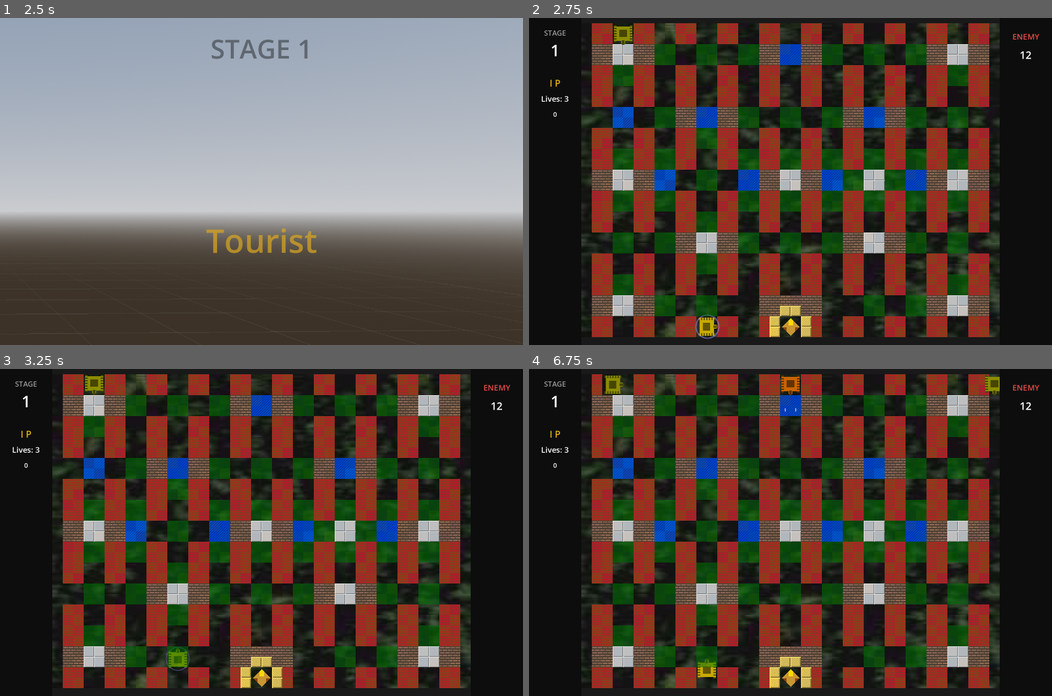
Above: before the commit, frames 1-4 (two rows, left to right).
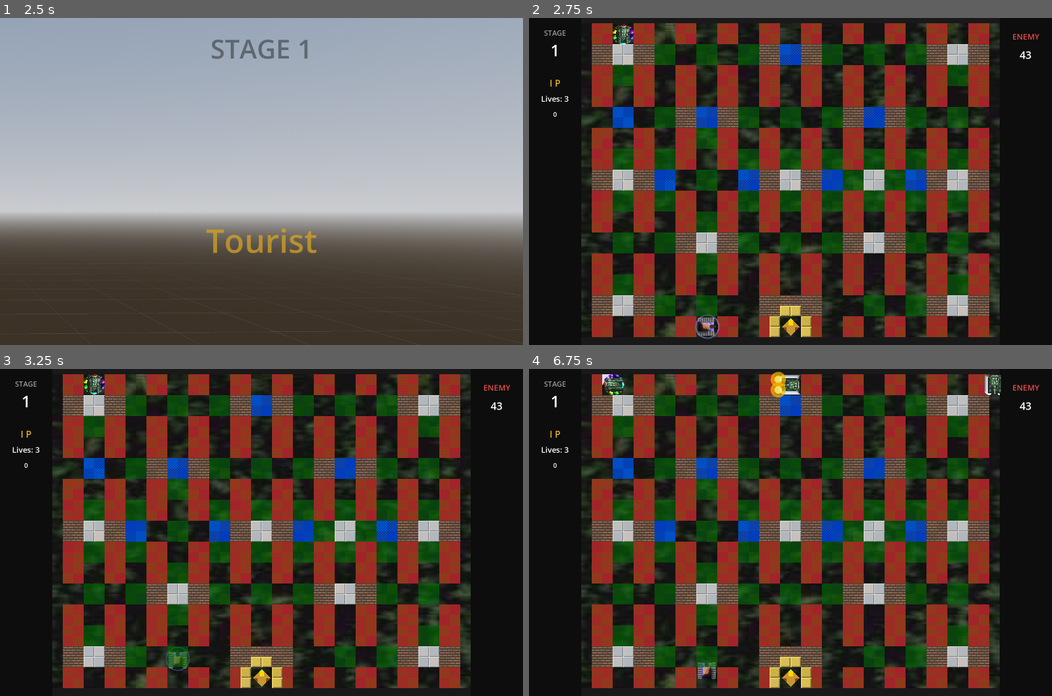
Above: after the commit, the same moments.

Repository: wasdwasd0105/tank-vibe-godot
Game: Godot game, scene res://scenes/main.tscn
Same seed, same stepped clock (60 frames per second), same inputs: the game is played once before the commit and once after it.
Inputs:
- Up to frame 1 (2.5 s): tap Enter (ui_select) at 0.5, 0.77, 1.52 s; hold D (p1_right) 0.53-1.28 s; tap Space (p1_shoot) at 0.6, 2 s; hold S (p1_down) 1.28-2.03 s; tap Down (p2_down) at 1.35 s; hold D (p1_right) from 2.03 s (still down); tap Left (p2_left) at 2.1 s
- Up to frame 2 (2.75 s): keep holding D (p1_right)
- Up to frame 3 (3.25 s): release D (p1_right) at 2.78 s; hold W (p1_up) from 2.78 s (still down); tap Right (p2_right) at 2.85 s; tap Enter (ui_select) at 3.02 s
- Up to frame 4 (6.75 s): release W (p1_up) at 3.53 s; hold A (p1_left) 3.53-5.03 s; tap Ctrl (p2_shoot) at 3.6 s; tap Enter (ui_select) at 3.77, 4.52, 6.02 s; tap Up (p2_up) at 4.35 s; hold S (p1_down) 5.03-5.78 s; tap Space (p1_shoot) at 5.1 s; hold D (p1_right) 5.78-6.53 s; tap Down (p2_down) at 5.85 s; hold W (p1_up) from 6.53 s (still down); tap Left (p2_left) at 6.6 s

Frame 1 is identical in both runs. In frame 2, 0.9% of the frame differs, in the area x 16-96%, y 1-98%; in frame 3, 0.8%; in frame 4, 1.4%, in the area x 14-96%, y 0-95%.

Commit message:
added tank addon

Diff:
--- a/scenes/tanks/enemy_tank.tscn
+++ b/scenes/tanks/enemy_tank.tscn
@@ -12,7 +12,7 @@
 script = ExtResource("1_enemy")
 
 [node name="Sprite2D" type="Sprite2D" parent="."]
-scale = Vector2(2, 2)
+scale = Vector2(0.5, 0.5)
 texture = ExtResource("2_tank_tex")
 texture_filter = 0
 
--- a/scenes/tanks/player_tank.tscn
+++ b/scenes/tanks/player_tank.tscn
@@ -13,7 +13,7 @@
 script = ExtResource("1_player")
 
 [node name="Sprite2D" type="Sprite2D" parent="."]
-scale = Vector2(2, 2)
+scale = Vector2(0.5, 0.5)
 texture = ExtResource("2_tank_tex")
 texture_filter = 0
 
--- a/scripts/autoload/theme_manager.gd
+++ b/scripts/autoload/theme_manager.gd
@@ -7,6 +7,7 @@
 
 const THEMES_DIR: String = "res://themes/"
 const DEFAULT_TANK_SPRITE: String = "res://assets/sprites/tanks/tank.png"
+const TANK_SPRITES_DIR: String = "res://assets/tank_sprites/"
 const TILE_SIZE: int = 32
 
 var current_theme: String = "default"
@@ -18,7 +19,8 @@
 # Cached textures
 var _tile_textures: Dictionary = {}           # code (int) -> Texture2D
 var _partial_brick_cache: Dictionary = {}     # mask (int) or "mask_variant" (String) -> Texture2D
-var _tank_textures: Dictionary = {}           # "p1","p2","e1"-"e4" -> Texture2D
+var _tank_textures: Dictionary = {}           # "p1","p2","e1"-"e24" -> Texture2D
+var _addon_textures: Dictionary = {}         # "moon-shield","anti-water",etc -> Texture2D
 
 # =====================================================================
 # Procedural color palettes (moved from level_manager.gd)
@@ -132,6 +134,7 @@
 	_tile_textures.clear()
 	_partial_brick_cache.clear()
 	_tank_textures.clear()
+	_addon_textures.clear()
 
 	if _theme_type == "procedural":
 		_generate_procedural_textures()
@@ -139,6 +142,7 @@
 		_load_image_textures()
 
 	_load_tank_textures()
+	_load_addon_textures()
 	theme_changed.emit(theme_name)
 
 ## Full code→Texture2D dictionary (for level_manager)
@@ -168,6 +172,10 @@
 ## Tank sprite texture
 func get_tank_texture(tank_key: String) -> Texture2D:
 	return _tank_textures.get(tank_key, null)
+
+## Addon sprite texture (e.g. "moon-shield", "anti-water")
+func get_addon_texture(addon_name: String) -> Texture2D:
+	return _addon_textures.get(addon_name, null)
 
 ## Whether tanks should use color modulation (true) or dedicated sprites (false)
 func is_tank_modulate_mode() -> bool:
@@ -350,30 +358,103 @@
 # =====================================================================
 
 func _load_tank_textures() -> void:
+	# Always load the 24 enemy + 2 player sprites from tank_sprites/
+	_load_tank_sprites_from_assets()
+	# If theme has sprite overrides, apply those on top
 	if _tank_mode == "sprite" and _config:
 		var theme_dir := THEMES_DIR + current_theme + "/"
+		# Theme can override specific tanks via [tanks] section
 		var tank_keys: Dictionary = {
 			"p1": "tank_p1", "p2": "tank_p2",
-			"e1": "tank_e1", "e2": "tank_e2",
-			"e3": "tank_e3", "e4": "tank_e4",
 		}
+		# Also support theme overrides for e1-e24
+		for i in range(1, 25):
+			tank_keys["e%d" % i] = "tank_e%d" % i
 		for key in tank_keys:
 			var cfg_key: String = tank_keys[key]
 			var path: String = _config.get_value("tanks", cfg_key, "")
 			if not path.is_empty():
-				# Tank sprites use black-as-transparent, no tile_scale (tanks have their own scene scale)
 				var old_scale := _tile_scale
 				_tile_scale = 1
 				var tex := _load_image_with_black_transparent(theme_dir + path)
 				_tile_scale = old_scale
 				if tex:
 					_tank_textures[key] = tex
-	else:
-		# Modulate mode: use the default shared tank sprite
-		var tex := load(DEFAULT_TANK_SPRITE) as Texture2D
+	elif _tank_mode == "modulate":
+		# Modulate mode: if no tank_sprites loaded, fall back to default shared sprite
+		if _tank_textures.is_empty():
+			var tex := load(DEFAULT_TANK_SPRITE) as Texture2D
+			if tex:
+				for key in ["p1", "p2"]:
+					_tank_textures[key] = tex
+				for i in range(1, 25):
+					_tank_textures["e%d" % i] = tex
+
+## Load all tank sprites from assets/tank_sprites/ with blue edge as transparent
+func _load_tank_sprites_from_assets() -> void:
+	# Load player tanks
+	for p in ["p1", "p2"]:
+		var path := TANK_SPRITES_DIR + "tank_%s.png" % p
+		var tex := _load_image_with_blue_transparent(path)
 		if tex:
-			for key in ["p1", "p2", "e1", "e2", "e3", "e4"]:
-				_tank_textures[key] = tex
+			_tank_textures[p] = tex
+	# Load 24 enemy tank types
+	for i in range(1, 25):
+		var path := TANK_SPRITES_DIR + "tank_%d.png" % i
+		var tex := _load_image_with_blue_transparent(path)
+		if tex:
+			_tank_textures["e%d" % i] = tex
+
+## Load an image where the blue edge color (R<0.05, G<0.05, B>0.9) becomes transparent.
+## Used for tank sprites from assets/tank_sprites/.
+func _load_image_with_blue_transparent(path: String) -> Texture2D:
+	if path.is_empty():
+		return null
+	var img: Image = null
+	if ResourceLoader.exists(path):
+		var tex := load(path) as Texture2D
+		if tex:
+			img = tex.get_image()
+	if not img:
+		var fs_path := ProjectSettings.globalize_path(path)
+		img = Image.new()
+		if img.load(fs_path) != OK:
+			return null
+	if img.get_format() != Image.FORMAT_RGBA8:
+		img.convert(Image.FORMAT_RGBA8)
+	# Sample corner pixel to detect the background color
+	var bg_color := img.get_pixel(0, 0)
+	for y in range(img.get_height()):
+		for x in range(img.get_width()):
+			var c := img.get_pixel(x, y)
+			# Treat pixels matching the background color as transparent
+			if _is_same_color(c, bg_color):
+				img.set_pixel(x, y, Color(0, 0, 0, 0))
+			else:
+				c.a = 1.0
+				img.set_pixel(x, y, c)
+	return ImageTexture.create_from_image(img)
+
+func _is_same_color(a: Color, b: Color) -> bool:
+	return absf(a.r - b.r) < 0.03 and absf(a.g - b.g) < 0.03 and absf(a.b - b.b) < 0.03
+
+# =====================================================================
+# Addon texture loading
+# =====================================================================
+
+const ADDONS_DIR: String = "res://assets/sprites/addons/"
+
+## Load all addon sprites from assets/sprites/addons/ with corner-color-as-transparent
+const ADDON_NAMES: Array = ["moon-shield", "anti-water", "anti-ice", "memory-save"]
+
+func _load_addon_textures() -> void:
+	for addon_name in ADDON_NAMES:
+		var path: String = ADDONS_DIR + addon_name + ".png"
+		var tex := _load_image_with_blue_transparent(path)
+		if tex:
+			_addon_textures[addon_name] = tex
+		else:
+			push_warning("ThemeManager: Failed to load addon texture: %s" % path)
 
 # =====================================================================
 # Procedural texture generation (moved from level_manager.gd)
--- a/scripts/game.gd
+++ b/scripts/game.gd
@@ -75,7 +75,7 @@
 func _on_enemy_destroyed(enemy: Node2D, points: int) -> void:
 	GameManager.enemies_remaining -= 1
 	# Award points to closest player (simplified)
-	GameManager.add_score(0, points, enemy.enemy_type)
+	GameManager.add_score(0, points, enemy.tank_type_id)
 	_update_hud()
 
 func _on_all_enemies_defeated() -> void:
--- a/scripts/level/enemy_spawner.gd
+++ b/scripts/level/enemy_spawner.gd
@@ -4,7 +4,7 @@
 @export var spawn_interval: float = 2.0
 @export var max_concurrent_enemies: int = 4
 
-var _spawn_queue: Array = []  # Array of EnemyTank.EnemyType
+var _spawn_queue: Array = []  # Array of int (tank type IDs 1-24)
 var _current_spawn_point: int = 0
 var _active_enemies: int = 0
 var _total_spawned: int = 0
@@ -25,18 +25,8 @@
 	_total_spawned = 0
 	_active_enemies = 0
 
-	var wave: Array = LevelData.get_enemy_wave(stage_num)
-
-	# Build queue with all enemy types
-	for i in range(wave[0]):
-		_spawn_queue.append(EnemyTank.EnemyType.BASIC)
-	for i in range(wave[1]):
-		_spawn_queue.append(EnemyTank.EnemyType.FAST)
-	for i in range(wave[2]):
-		_spawn_queue.append(EnemyTank.EnemyType.POWER)
-	for i in range(wave[3]):
-		_spawn_queue.append(EnemyTank.EnemyType.ARMOR)
-	_spawn_queue.shuffle()
+	# Get the sequential spawn queue of tank type IDs (1-24)
+	_spawn_queue = LevelData.get_enemy_spawn_queue(stage_num)
 
 	GameManager.enemies_remaining = _spawn_queue.size()
 
@@ -76,11 +66,11 @@
 	if not results.is_empty():
 		return  # Spawn point blocked, try next tick
 
-	var enemy_type: int = _spawn_queue.pop_front()
+	var type_id: int = _spawn_queue.pop_front()
 
 	var enemy_scene := preload("res://scenes/tanks/enemy_tank.tscn")
 	var enemy: EnemyTank = enemy_scene.instantiate()
-	enemy.enemy_type = enemy_type as EnemyTank.EnemyType
+	enemy.tank_type_id = type_id
 	enemy.has_powerup = _total_spawned in LevelData.POWERUP_CARRIERS
 
 	var enemies_container = get_tree().get_first_node_in_group("enemies_container")
--- a/scripts/level/level_data.gd
+++ b/scripts/level/level_data.gd
@@ -12,8 +12,10 @@
 # Which enemies (0-indexed) carry power-ups
 const POWERUP_CARRIERS: Array[int] = [3, 10, 17]
 
-# Default enemy wave fallback
+# Default enemy wave fallback (legacy: [basic, fast, power, armor])
 const DEFAULT_ENEMY_WAVE: Array = [18, 2, 0, 0]
+# Default spawn queue fallback (20 type-1 enemies)
+const DEFAULT_SPAWN_QUEUE: Array = [1,1,1,1,1,1,1,1,1,1,1,1,1,1,1,1,1,1,1,1]
 
 # Path to map files directory
 const MAP_DIR: String = "res://maps/"
@@ -382,7 +384,7 @@
 static func get_stage_count() -> int:
 	return get_stages().size()
 
-## Get enemy wave data for a stage (1-indexed)
+## Get enemy wave data for a stage (1-indexed) - LEGACY
 ## Returns [basic, fast, power, armor]
 static func get_enemy_wave(stage_num: int) -> Array:
 	var stages := get_stages()
@@ -395,6 +397,28 @@
 		return [stage.enemy_count[0], stage.enemy_count[1],
 				stage.enemy_count[2], stage.enemy_count[3]]
 	return DEFAULT_ENEMY_WAVE.duplicate()
+
+## Get enemy spawn queue for a stage (1-indexed)
+## Returns a shuffled array of tank type IDs (1-24) ready to spawn.
+## EnemyCount format: index = type (0→type1, 1→type2, ..., 23→type24),
+## value = how many of that type to spawn.
+static func get_enemy_spawn_queue(stage_num: int) -> Array:
+	var stages := get_stages()
+	var idx := stage_num - 1
+	if idx < 0 or idx >= stages.size():
+		return DEFAULT_SPAWN_QUEUE.duplicate()
+
+	var stage: StageData = stages[idx]
+	var queue: Array = []
+	for i in range(mini(stage.enemy_count.size(), 24)):
+		var count: int = stage.enemy_count[i]
+		var type_id: int = i + 1  # index 0 = type 1, index 1 = type 2, etc.
+		for _j in range(count):
+			queue.append(type_id)
+	if queue.is_empty():
+		return DEFAULT_SPAWN_QUEUE.duplicate()
+	queue.shuffle()
+	return queue
 
 ## Get caption (name) for a stage (1-indexed)
 static func get_stage_caption(stage_num: int) -> String:
--- a/scripts/tanks/bullet.gd
+++ b/scripts/tanks/bullet.gd
@@ -151,6 +151,9 @@
 
 	# Tank hits
 	if is_player_bullet and body is EnemyTank:
+		if body.is_bullet_blocked(direction):
+			_destroy()
+			return
 		body.take_damage()
 		_destroy()
 	elif not is_player_bullet and body is PlayerTank:
--- a/scripts/tanks/enemy_tank.gd
+++ b/scripts/tanks/enemy_tank.gd
@@ -1,9 +1,8 @@
 class_name EnemyTank
 extends BaseTank
 
-enum EnemyType { BASIC = 0, FAST = 1, POWER = 2, ARMOR = 3 }
-
-@export var enemy_type: EnemyType = EnemyType.BASIC
+# Tank type ID (1-24) matching tank_<id>.png sprites and Stage.dat EnemyCount values
+@export var tank_type_id: int = 1
 @export var has_powerup: bool = false
 @export var points_value: int = 100
 
@@ -11,32 +10,79 @@
 var _shoot_cooldown: float = 0.0
 var _flash_timer: float = 0.0
 
+# --- Addon system ---
+const ADDON_MOON_SHIELD := "moon-shield"
+const ADDON_ANTI_WATER := "anti-water"
+const ADDON_ANTI_ICE := "anti-ice"
+const ADDON_MEMORY_SAVE := "memory-save"
+
+# Which tank types have which addons (type_id -> array of addon names)
+const TYPE_ADDONS: Dictionary = {
+	2:  [ADDON_ANTI_WATER],
+	4:  [ADDON_MOON_SHIELD],
+	6:  [ADDON_ANTI_ICE],
+	8:  [ADDON_MEMORY_SAVE],
+	12: [ADDON_MOON_SHIELD],
+	16: [ADDON_ANTI_WATER],
+	18: [ADDON_ANTI_WATER],
+	20: [ADDON_ANTI_ICE],
+	22: [ADDON_ANTI_ICE],
+	24: [ADDON_MEMORY_SAVE],
+}
+
+var addons: Array = []
+var has_moon_shield: bool = false
+var has_anti_ice: bool = false
+var _shield_sprite: Sprite2D = null  # Reference for front-positioned shield
+var _addon_sprites: Array = []  # All addon Sprite2D nodes for rotation
+const SHIELD_FRONT_OFFSET: float = 5.0  # Pixels from center toward front
+
+# Per-addon size multiplier (relative to TANK_SIZE) and front offset override
+const ADDON_CONFIG: Dictionary = {
+	"moon-shield":  { "scale": 0.9, "offset": 5.0 },
+	"anti-water":   { "scale": 1.0, "offset": 0.0 },
+	"anti-ice":     { "scale": 1.0, "offset": 10.0 },
+	"memory-save":  { "scale": 1.0, "offset": 0.0 },
+}
+
+# Stats for each of the 24 tank types from tank_table.xlsx
+# Speed mapping: 1->64, 2->96, 3->128 pixels/sec
+# Points scale with HP tier
+const SPEED_MAP: Dictionary = { 1: 64.0, 2: 96.0, 3: 128.0 }
 const TYPE_STATS: Dictionary = {
-	EnemyType.BASIC:  { "speed": 96.0,  "health": 1, "bullet_speed": 192.0, "points": 100 },
-	EnemyType.FAST:   { "speed": 192.0, "health": 1, "bullet_speed": 256.0, "points": 200 },
-	EnemyType.POWER:  { "speed": 128.0, "health": 1, "bullet_speed": 384.0, "points": 300 },
-	EnemyType.ARMOR:  { "speed": 128.0, "health": 4, "bullet_speed": 256.0, "points": 400 },
+	1:  { "speed": 1, "health": 1, "bullet_speed": 192.0, "points": 100 },
+	2:  { "speed": 1, "health": 1, "bullet_speed": 192.0, "points": 100 },
+	3:  { "speed": 1, "health": 1, "bullet_speed": 192.0, "points": 100 },
+	4:  { "speed": 1, "health": 1, "bullet_speed": 192.0, "points": 100 },
+	5:  { "speed": 3, "health": 1, "bullet_speed": 224.0, "points": 200 },
+	6:  { "speed": 2, "health": 2, "bullet_speed": 224.0, "points": 200 },
+	7:  { "speed": 3, "health": 1, "bullet_speed": 224.0, "points": 200 },
+	8:  { "speed": 2, "health": 2, "bullet_speed": 224.0, "points": 200 },
+	9:  { "speed": 2, "health": 2, "bullet_speed": 256.0, "points": 300 },
+	10: { "speed": 2, "health": 2, "bullet_speed": 256.0, "points": 300 },
+	11: { "speed": 2, "health": 2, "bullet_speed": 256.0, "points": 300 },
+	12: { "speed": 2, "health": 3, "bullet_speed": 256.0, "points": 300 },
+	13: { "speed": 1, "health": 6, "bullet_speed": 288.0, "points": 400 },
+	14: { "speed": 1, "health": 6, "bullet_speed": 288.0, "points": 400 },
+	15: { "speed": 1, "health": 6, "bullet_speed": 288.0, "points": 400 },
+	16: { "speed": 1, "health": 6, "bullet_speed": 288.0, "points": 400 },
+	17: { "speed": 2, "health": 3, "bullet_speed": 320.0, "points": 500 },
+	18: { "speed": 2, "health": 3, "bullet_speed": 320.0, "points": 500 },
+	19: { "speed": 2, "health": 3, "bullet_speed": 320.0, "points": 500 },
+	20: { "speed": 2, "health": 3, "bullet_speed": 320.0, "points": 500 },
+	21: { "speed": 2, "health": 2, "bullet_speed": 352.0, "points": 600 },
+	22: { "speed": 2, "health": 2, "bullet_speed": 352.0, "points": 600 },
+	23: { "speed": 2, "health": 2, "bullet_speed": 352.0, "points": 600 },
+	24: { "speed": 2, "health": 2, "bullet_speed": 352.0, "points": 600 },
 }
-
-const TYPE_COLORS: Dictionary = {
-	EnemyType.BASIC: Color(0.7, 0.7, 0.7),     # Grey
-	EnemyType.FAST:  Color(0.7, 0.7, 1.0),      # Light blue
-	EnemyType.POWER: Color(1.0, 0.5, 0.5),      # Light red
-	EnemyType.ARMOR: Color(0.3, 0.8, 0.3),      # Green
-}
-
-const ARMOR_COLORS: Array[Color] = [
-	Color(0.3, 0.8, 0.3),  # Green (4 HP)
-	Color(0.9, 0.9, 0.2),  # Yellow (3 HP)
-	Color(0.7, 0.7, 0.7),  # Grey (2 HP)
-	Color(0.9, 0.5, 0.3),  # Orange (1 HP)
-]
 
 func _ready() -> void:
 	super._ready()
 	add_to_group("enemies")
-	var stats: Dictionary = TYPE_STATS[enemy_type]
-	move_speed = stats["speed"]
+	# Clamp type ID and apply stats
+	tank_type_id = clampi(tank_type_id, 1, 24)
+	var stats: Dictionary = TYPE_STATS.get(tank_type_id, TYPE_STATS[1])
+	move_speed = SPEED_MAP.get(stats["speed"], 96.0)
 	max_health = stats["health"]
 	health = max_health
 	bullet_speed = stats["bullet_speed"]
@@ -51,13 +97,19 @@
 	set_collision_mask_value(2, true)   # water
 	set_collision_mask_value(3, true)   # player_tanks
 	set_collision_mask_value(5, true)   # player_bullets
-	# Apply theme sprite and color
+	# Apply tank sprite by type ID
 	if sprite:
-		var enemy_key := "e%d" % (enemy_type + 1)
+		var enemy_key := "e%d" % tank_type_id
 		var theme_tex := ThemeManager.get_tank_texture(enemy_key)
 		if theme_tex:
 			sprite.texture = theme_tex
-	_update_color()
+		# Dynamically scale sprite to fit 64x64 (2x2 tile) tank size
+		var tex_size := sprite.texture.get_size()
+		sprite.scale = Vector2(TANK_SIZE / tex_size.x, TANK_SIZE / tex_size.y)
+		sprite.modulate = Color.WHITE
+		sprite.z_index = 1  # Tank body renders above addon layer
+	# Apply addons for this tank type
+	_apply_addons()
 	_update_sprite_direction()
 
 func _physics_process(delta: float) -> void:
@@ -66,6 +118,8 @@
 		return
 
 	_ai_update(delta)
+	if has_anti_ice:
+		is_on_ice = false
 	velocity = current_direction * move_speed
 
 	var collided := move_and_slide()
@@ -79,10 +133,7 @@
 			if fmod(_flash_timer, 0.3) < 0.15:
 				sprite.modulate = Color.RED
 			else:
-				if ThemeManager.is_tank_modulate_mode():
-					_update_color()
-				else:
-					sprite.modulate = Color.WHITE
+				sprite.modulate = Color.WHITE
 
 func _ai_update(delta: float) -> void:
 	_direction_change_timer -= delta
@@ -123,21 +174,67 @@
 		current_direction = Vector2.RIGHT if diff.x > 0 else Vector2.LEFT
 	_update_sprite_direction()
 
-func _update_color() -> void:
-	if not sprite:
+func _update_sprite_direction() -> void:
+	super._update_sprite_direction()
+	_update_addon_directions()
+
+func _update_addon_directions() -> void:
+	# Compute rotation from facing direction
+	var rot := 0.0
+	if current_direction == Vector2.DOWN:
+		rot = PI
+	elif current_direction == Vector2.LEFT:
+		rot = -PI / 2
+	elif current_direction == Vector2.RIGHT:
+		rot = PI / 2
+	# Rotate all addon sprites to match tank direction
+	for addon_sprite in _addon_sprites:
+		if addon_sprite and is_instance_valid(addon_sprite):
+			addon_sprite.rotation = rot
+	# Moon-shield also has a front offset
+	if _shield_sprite and is_instance_valid(_shield_sprite):
+		var offset: float = ADDON_CONFIG.get(ADDON_MOON_SHIELD, {}).get("offset", SHIELD_FRONT_OFFSET)
+		_shield_sprite.position = current_direction * offset
+
+func _apply_addons() -> void:
+	if not TYPE_ADDONS.has(tank_type_id):
 		return
-	if not ThemeManager.is_tank_modulate_mode():
-		sprite.modulate = Color.WHITE
-		return
-	if enemy_type == EnemyType.ARMOR:
-		var color_index := clampi(max_health - health, 0, ARMOR_COLORS.size() - 1)
-		sprite.modulate = ARMOR_COLORS[color_index]
-	else:
-		sprite.modulate = TYPE_COLORS[enemy_type]
+	addons = TYPE_ADDONS[tank_type_id].duplicate()
+	for addon_name in addons:
+		# Add visual overlay
+		var tex := ThemeManager.get_addon_texture(addon_name)
+		if tex:
+			var cfg: Dictionary = ADDON_CONFIG.get(addon_name, { "scale": 1.0, "offset": 0.0 })
+			var addon_sprite := Sprite2D.new()
+			addon_sprite.texture = tex
+			addon_sprite.z_index = 0  # Render below tank sprite (sprite z_index=1)
+			var tex_size := tex.get_size()
+			var addon_size: float = TANK_SIZE * cfg["scale"]
+			addon_sprite.scale = Vector2(addon_size / tex_size.x, addon_size / tex_size.y)
+			add_child(addon_sprite)
+			_addon_sprites.append(addon_sprite)
+			if addon_name == ADDON_MOON_SHIELD:
+				_shield_sprite = addon_sprite
+		# Apply gameplay effects
+		match addon_name:
+			ADDON_MOON_SHIELD:
+				has_moon_shield = true
+			ADDON_ANTI_WATER:
+				set_collision_mask_value(2, false)  # Can cross water
+			ADDON_ANTI_ICE:
+				has_anti_ice = true
+
+## Check if a bullet from the given direction is blocked by moon-shield.
+## Returns true if the bullet hits the tank's FRONT and the shield blocks it.
+func is_bullet_blocked(bullet_direction: Vector2) -> bool:
+	if not has_moon_shield:
+		return false
+	# Bullet hits front when it travels opposite to tank's facing direction
+	# dot < 0 means bullet is coming toward the front half of the tank
+	return bullet_direction.dot(current_direction) < 0
 
 func take_damage() -> void:
 	health -= 1
-	_update_color()
 	if health <= 0:
 		destroy()
 
--- a/scripts/tanks/player_tank.gd
+++ b/scripts/tanks/player_tank.gd
@@ -42,10 +42,10 @@
 		var theme_tex := ThemeManager.get_tank_texture(tank_key)
 		if theme_tex:
 			sprite.texture = theme_tex
-		if ThemeManager.is_tank_modulate_mode():
-			sprite.modulate = PLAYER_COLORS[player_id]
-		else:
-			sprite.modulate = Color.WHITE
+		# Dynamically scale sprite to fit 64x64 (2x2 tile) tank size
+		var tex_size := sprite.texture.get_size()
+		sprite.scale = Vector2(TANK_SIZE / tex_size.x, TANK_SIZE / tex_size.y)
+		sprite.modulate = Color.WHITE
 
 func _physics_process(delta: float) -> void:
 	if is_invincible:
Binary file added: assets/sprites/addons/anti-ice.png
Not shown, added: assets/sprites/addons/anti-ice.png.import
Binary file added: assets/sprites/addons/anti-water.png
Not shown, added: assets/sprites/addons/anti-water.png.import
Binary file added: assets/sprites/addons/memory-save.png
Not shown, added: assets/sprites/addons/memory-save.png.import
Binary file added: assets/sprites/addons/moon-shield.png
Not shown, added: assets/sprites/addons/moon-shield.png.import
Not shown, added: assets/tank_sprites/tank_1.png.import
Not shown, added: assets/tank_sprites/tank_10.png.import
Not shown, added: assets/tank_sprites/tank_11.png.import
Not shown, added: assets/tank_sprites/tank_12.png.import
(and 134 more such lines)
